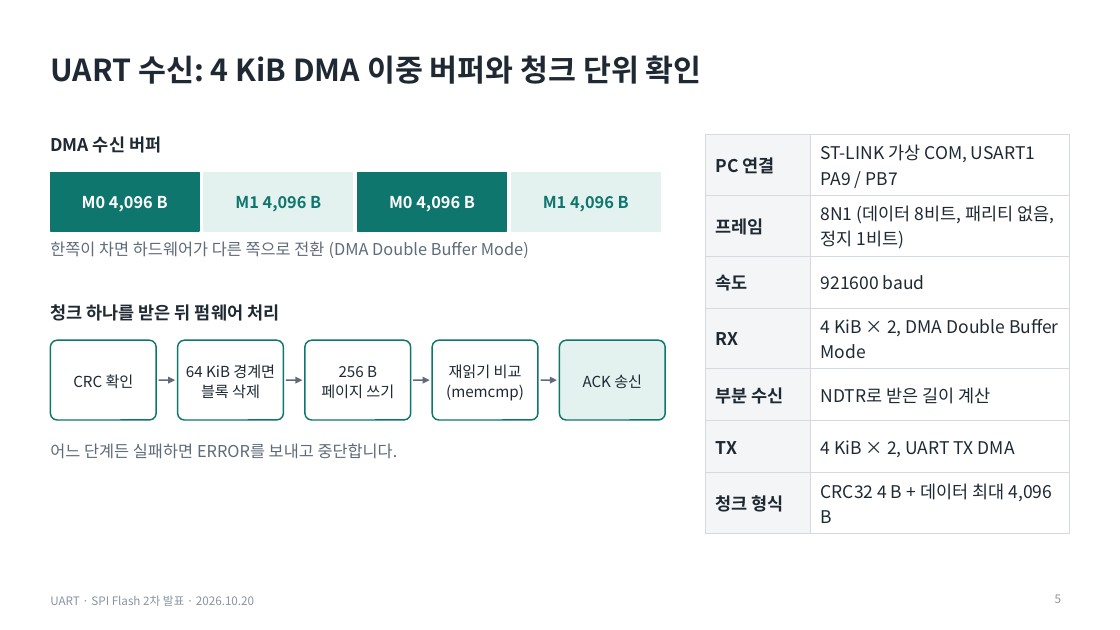
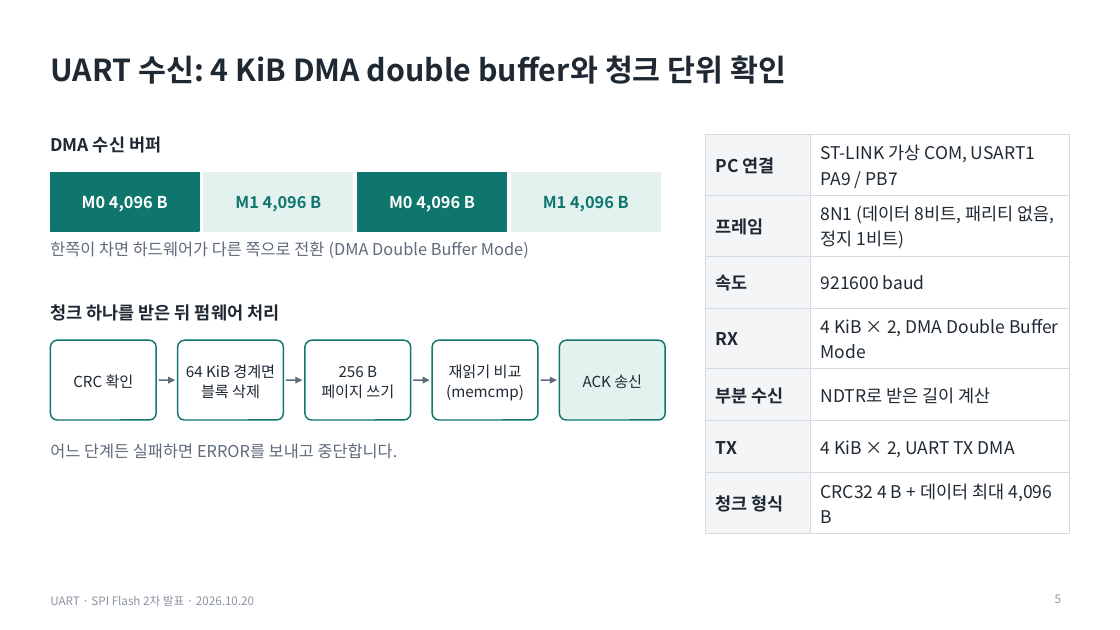
Before and after one commit to dazement/STM32-BMP-file-store-in-Flash-memory, a slide deck: slide 5 of presentation_oct20/output/UART_SPIFlash_2차발표_1020_코드검증_1.pptx. Drawn at 1120x630 pixels with LibreOffice and Linux fonts; fonts in the diff are those of the drawing. Boxes give left, top, right and bottom in pixels: in the first picture for what was removed or moved away, otherwise in the second. Text is boxed around its words. In the diff, an @@ line names an element or a change of style, - is before the commit and + after.

```diff
--- a/presentation_oct20/output/UART_SPIFlash_2차발표_1020_코드검증_1.pptx
+++ b/presentation_oct20/output/UART_SPIFlash_2차발표_1020_코드검증_1.pptx
@@ title at box(50, 55, 786, 84): text changed @@
-UART 수신: 4 KiB DMA 이중 버퍼와 청크 단위 확인
+UART 수신: 4 KiB DMA double buffer와 청크 단위 확인
```
Also in this commit, not shown: 7 other slides changed, 1 slide added, 1 slide removed.
